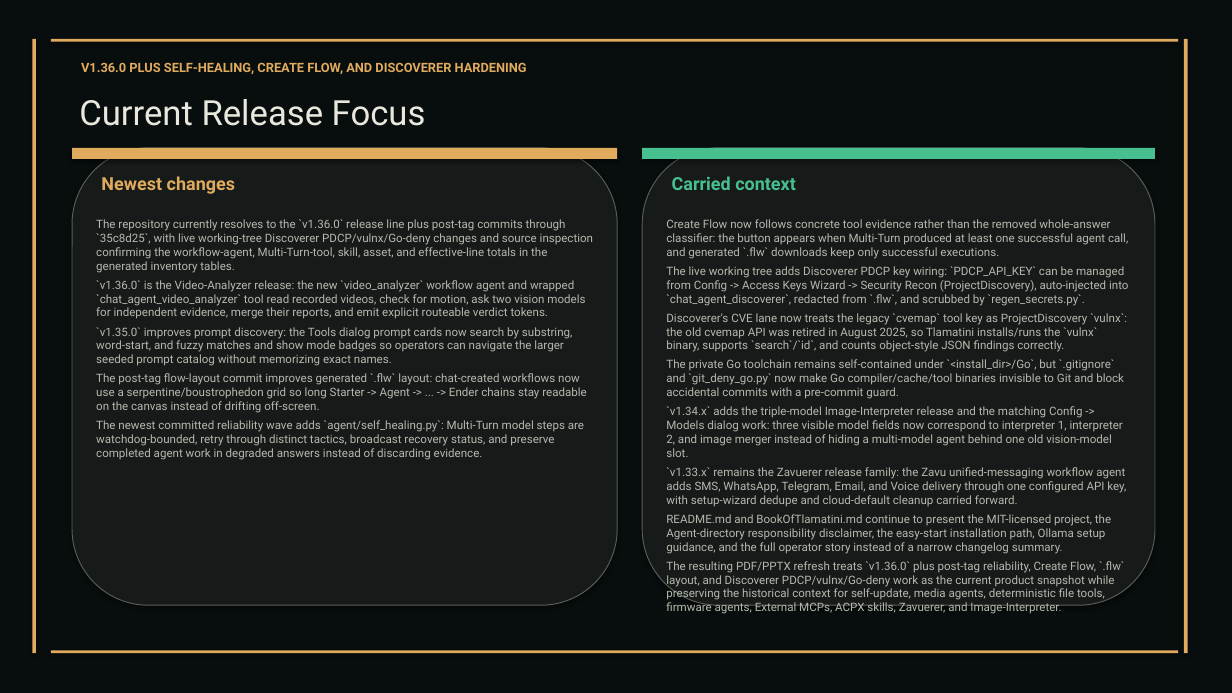
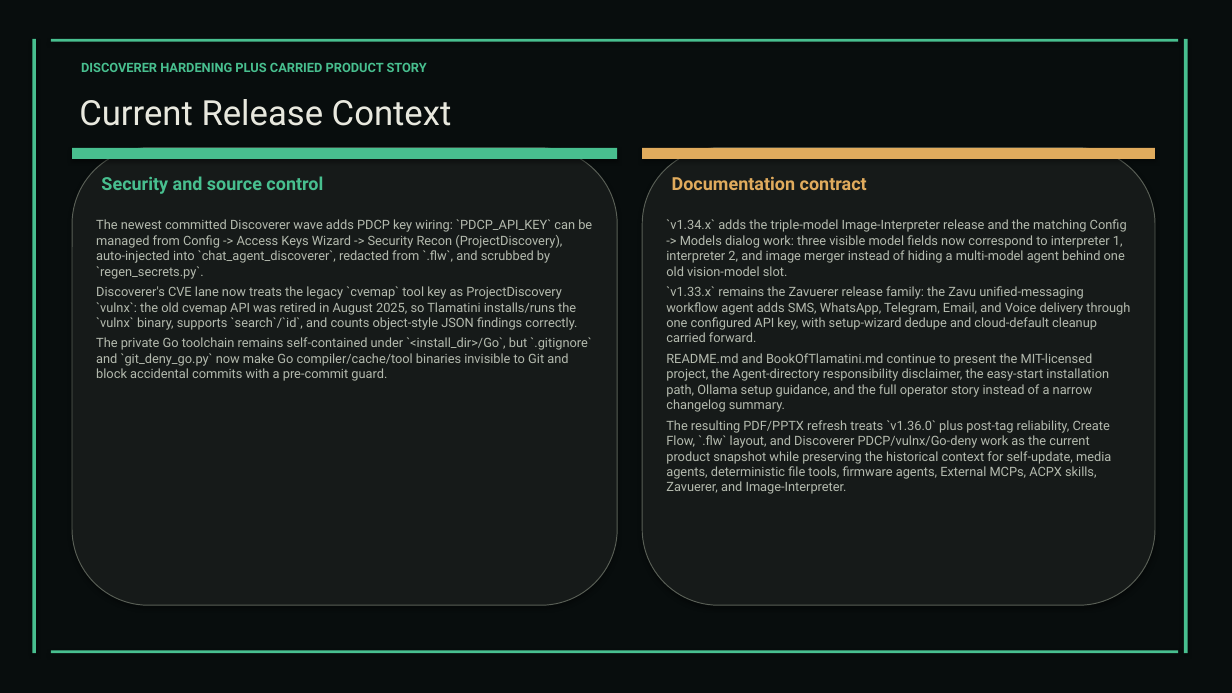
Before and after one commit to XAIHT/Tlamatini, a slide deck: slide 21 of Tlamatini_eXtended_Artificial_Intelligence_Humanly_Tempered.pptx (slide 20 before the commit). Drawn at 1232x693 pixels with LibreOffice and Linux fonts; fonts in the diff are those of the drawing. Boxes give left, top, right and bottom in pixels: in the first picture for what was removed or moved away, otherwise in the second. Text is boxed around its words. In the diff, an @@ line names an element or a change of style, - is before the commit and + after.

```diff
--- a/Tlamatini_eXtended_Artificial_Intelligence_Humanly_Tempered.pptx
+++ b/Tlamatini_eXtended_Artificial_Intelligence_Humanly_Tempered.pptx
@@ text at [81,62,427,72]: text changed; text colour #E0AB5D to #48BF8F @@
-V1.36.0 PLUS SELF-HEALING, CREATE FLOW, AND DISCOVERER HARDENING
+DISCOVERER HARDENING PLUS CARRIED PRODUCT STORY
@@ text at [79,99,452,126]: text changed @@
-Current Release Focus
+Current Release Context
@@ fill #E0AB5D to #48BF8F in 5 elements at [32,39,36,653], [1184,39,1188,653], [51,39,1178,42], [51,651,1178,653], [72,148,617,159] @@
@@ rectangle at [642,148,1155,159]: fill #48BF8F to #E0AB5D @@
@@ text at [101,176,323,194]: text changed; text colour #E0AB5D to #48BF8F @@
-Newest changes
+Security and source control
@@ text at [672,176,867,190]: text changed; text colour #48BF8F to #E0AB5D @@
-Carried context
+Documentation contract
@@ text at [96,219,592,381]: text changed; size 9 to 10 pt @@
-The repository currently resolves to the `v1.36.0` release line plus post-tag commits through `35c8d25`, with live working-tree Discoverer PDCP/vulnx/Go-deny changes and source inspection confirming the workflow-agent, Multi-Turn-tool, skill, asset, and effective-line totals in the generated inventory tables.
-`v1.36.0` is the Video-Analyzer release: the new `video_analyzer` workflow agent and wrapped `chat_agent_video_analyzer` tool read recorded videos, check for motion, ask two vision models for independent evidence, merge their reports, and emit explicit routeable verdict tokens.
-`v1.35.0` improves prompt discovery: the Tools dialog prompt cards now search by substring, word-start, and fuzzy matches and show mode badges so operators can navigate the larger seeded prompt catalog without memorizing exact names.
-The post-tag flow-layout commit improves generated `.flw` layout: chat-created workflows now use a serpentine/boustrophedon grid so long Starter -> Agent -> ... -> Ender chains stay readable on the canvas instead of drifting off-screen.
-The newest committed reliability wave adds `agent/self_healing.py`: Multi-Turn model steps are watchdog-bounded, retry through distinct tactics, broadcast recovery status, and preserve completed agent work in degraded answers instead of discarding evidence.
+The newest committed Discoverer wave adds PDCP key wiring: `PDCP_API_KEY` can be managed from Config -> Access Keys Wizard -> Security Recon (ProjectDiscovery), auto-injected into `chat_agent_discoverer`, redacted from `.flw`, and scrubbed by `regen_secrets.py`.
+Discoverer's CVE lane now treats the legacy `cvemap` tool key as ProjectDiscovery `vulnx`: the old cvemap API was retired in August 2025, so Tlamatini installs/runs the `vulnx` binary, supports `search`/`id`, and counts object-style JSON findings correctly.
+The private Go toolchain remains self-contained under `<install_dir>/Go`, but `.gitignore` and `git_deny_go.py` now make Go compiler/cache/tool binaries invisible to Git and block accidental commits with a pre-commit guard.
@@ text "`v1.34.x` adds the triple-model Image-Interpreter ..." at [666,219,1130,494]: size 9 to 10 pt @@
@@ text at [666,219,1128,399]: paragraphs removed @@
-Create Flow now follows concrete tool evidence rather than the removed whole-answer classifier: the button appears when Multi-Turn produced at least one successful agent call, and generated `.flw` downloads keep only successful executions.
-The live working tree adds Discoverer PDCP key wiring: `PDCP_API_KEY` can be managed from Config -> Access Keys Wizard -> Security Recon (ProjectDiscovery), auto-injected into `chat_agent_discoverer`, redacted from `.flw`, and scrubbed by `regen_secrets.py`.
-Discoverer's CVE lane now treats the legacy `cvemap` tool key as ProjectDiscovery `vulnx`: the old cvemap API was retired in August 2025, so Tlamatini installs/runs the `vulnx` binary, supports `search`/`id`, and counts object-style JSON findings correctly.
-The private Go toolchain remains self-contained under `<install_dir>/Go`, but `.gitignore` and `git_deny_go.py` now make Go compiler/cache/tool binaries invisible to Git and block accidental commits with a pre-commit guard.
```
Also in this commit, not shown: 42 other slides changed, 2 slides added, 1 slide removed, 10 other files.
